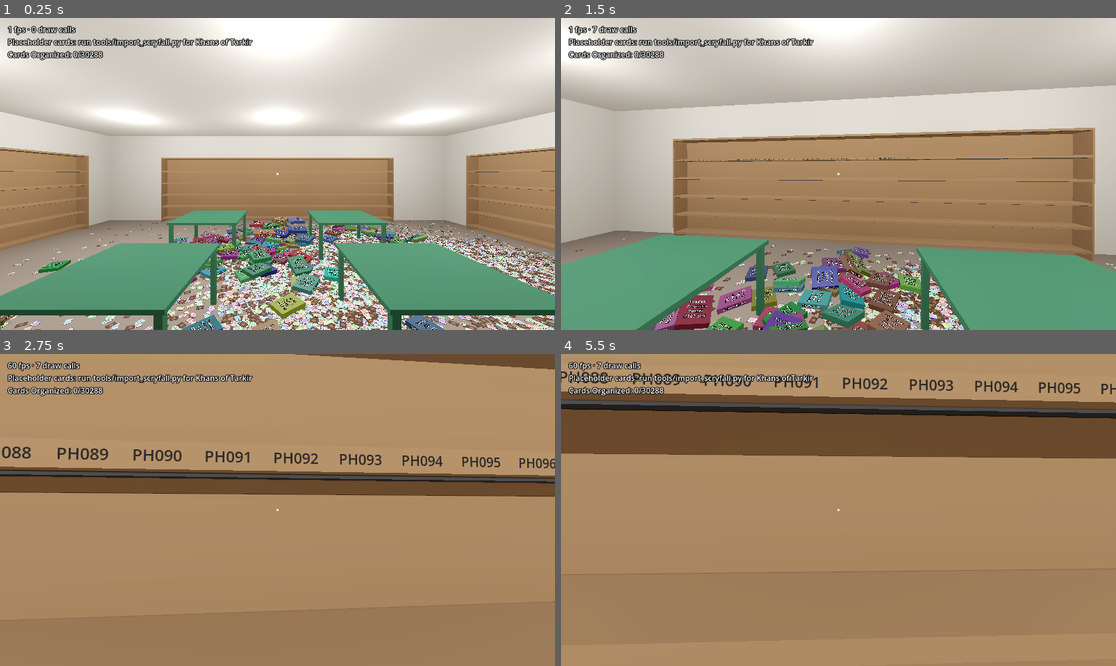
Above: before the commit, frames 1-4 (two rows, left to right).
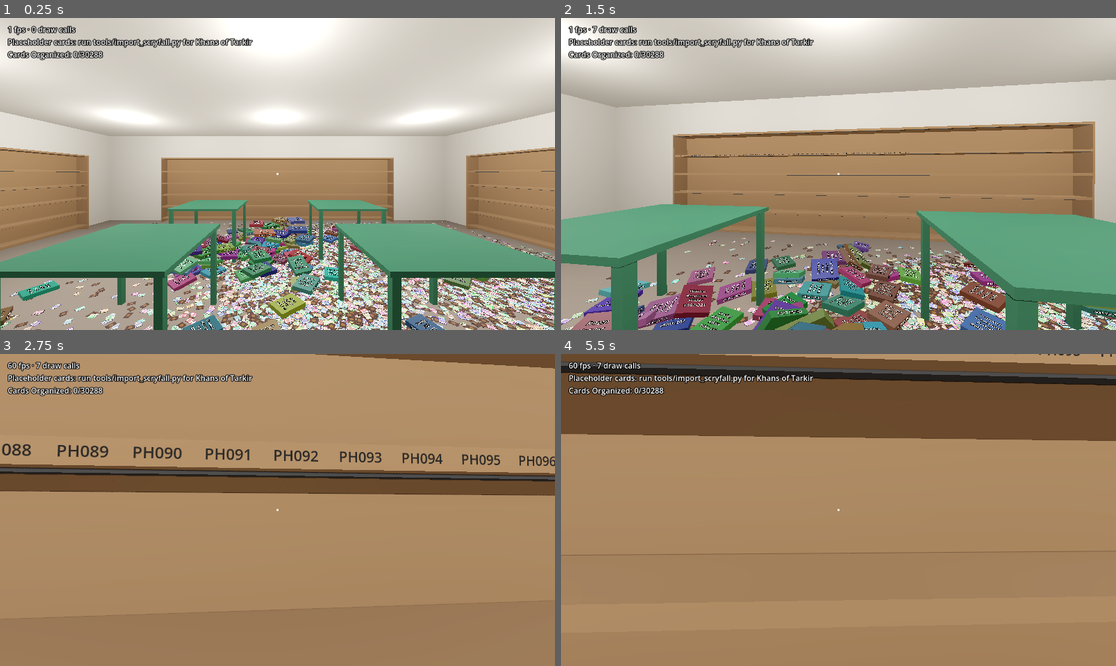
Above: after the commit, the same moments.

Repository: brian-kujawski/cracknstack
Game: Godot game, scene res://scenes/main.tscn
Same seed, same stepped clock (60 frames per second), same inputs: the game is played once before the commit and once after it.
Inputs (mouse positions are in pixels of both pictures, inside the frame that each line leads up to):
- Up to frame 1 (0.25 s): no input
- Up to frame 2 (1.5 s): tap Enter at 0.5 s; move the mouse to (866, 174) at 0.52 s; hold W (move_forward) from 0.53 s (still down); tap Ctrl (crouch) at 0.6, 1.35 s; click (866, 174) at 0.67 s; move the mouse to (810, 174) at 1.27 s
- Up to frame 3 (2.75 s): keep holding W (move_forward); move the mouse to (288, 503) at 2.02 s; tap Mouse wheel down (flip_next) at 2.1 s; tap Ctrl (crouch) at 2.3 s
- Up to frame 4 (5.5 s): keep holding W (move_forward); move the mouse to (832, 516) at 2.77 s; tap Mouse wheel up (flip_previous) at 2.85 s; click (832, 516) at 2.92 s; tap Ctrl (crouch) every 0.75 s from 3.05 to 5.3 s; move the mouse to (877, 513) at 3.52 s; tap F (inspect) at 3.6 s; move the mouse to (794, 506) at 4.27 s; tap E (interact) at 4.35 s; move the mouse to (844, 510) at 5.02 s; right-click (844, 510) at 5.1 s; click (844, 510) at 5.17 s

The runs differ from the first frame. In frame 1, 17% of the frame differs, in the area x 0-100%, y 58-96%; in frame 2, 33%, in the area x 0-100%, y 12-100%; in frame 3, 5.4%; in frame 4, 20%.

Commit message:
Crouch shrinks the body to fit under raised work tables
Crouching now shrinks the player's capsule from 1.8 m to 0.6 m and
lowers the eyes to 0.5 m, so you can get under the tables to reach
cards deep beneath them. You stay crouched while anything is overhead
and stand once there's room. A crouch_toggle option (hold by default)
is ready for the settings menu. The work tables go up from 0.75 m to
1.0 m, bringing binders on them nearer a standing face.

Co-Authored-By: Claude Opus 5.5 (1M context) <noreply@anthropic.com>
Claude-Session: https://claude.ai/code/session_01KExhLkdBzrwCLDv5LzpzUT

Diff:
--- a/scripts/player/player.gd
+++ b/scripts/player/player.gd
@@ -1,23 +1,39 @@
 extends CharacterBody3D
 ## First-person controller: walk, look, crouch. What you do with your hands
 ## lives in Hands.
+##
+## Crouching shrinks the body as well as lowering the eyes, so you can get
+## under the work tables. You can't stand up while something's over your head:
+## you stay crouched until there's room.
 
 @export var walk_speed := 3.5
 @export var crouch_speed := 1.6
 @export var mouse_sensitivity := 0.0025
 @export var stand_eye_height := 1.65
-@export var crouch_eye_height := 0.9
+@export var crouch_eye_height := 0.5
+## Body (capsule) height standing and crouched. Crouched fits under a table.
+@export var stand_body_height := 1.8
+@export var crouch_body_height := 0.6
 ## How fast the camera moves between standing and crouching heights.
 @export var crouch_lerp_speed := 10.0
+## Crouch key: hold to crouch (default), or press to toggle. A setting in the
+## M4b menu.
+@export var crouch_toggle := false
 
 @onready var _camera: Camera3D = $Camera3D
+@onready var _body: CollisionShape3D = $CollisionShape3D
 
 var _pitch := 0.0
+var _crouch_toggled := false
+var _crouched := false
 
 
 func _ready() -> void:
 	Input.mouse_mode = Input.MOUSE_MODE_CAPTURED
 	_camera.position.y = stand_eye_height
+	# Our own copy, since crouching resizes it.
+	_body.shape = _body.shape.duplicate()
+	_set_body_height(stand_body_height)
 
 
 func _unhandled_input(event: InputEvent) -> void:
@@ -25,11 +41,14 @@
 		rotate_y(-event.relative.x * mouse_sensitivity)
 		_pitch = clampf(_pitch - event.relative.y * mouse_sensitivity, -PI / 2 + 0.01, PI / 2 - 0.01)
 		_camera.rotation.x = _pitch
+	elif crouch_toggle and event.is_action_pressed(Controls.CROUCH):
+		_crouch_toggled = not _crouch_toggled
 
 
 func _physics_process(delta: float) -> void:
-	var crouching := Input.is_action_pressed(Controls.CROUCH)
-	var target_eye := crouch_eye_height if crouching else stand_eye_height
+	var wants_crouch := _crouch_toggled if crouch_toggle else Input.is_action_pressed(Controls.CROUCH)
+	set_crouched(wants_crouch)
+	var target_eye := crouch_eye_height if _crouched else stand_eye_height
 	_camera.position.y = lerpf(_camera.position.y, target_eye, minf(1.0, crouch_lerp_speed * delta))
 
 	if not is_on_floor():
@@ -37,7 +56,41 @@
 
 	var input := Input.get_vector(Controls.MOVE_LEFT, Controls.MOVE_RIGHT, Controls.MOVE_FORWARD, Controls.MOVE_BACK)
 	var direction := (transform.basis * Vector3(input.x, 0, input.y)).normalized()
-	var speed := crouch_speed if crouching else walk_speed
+	var speed := crouch_speed if _crouched else walk_speed
 	velocity.x = direction.x * speed
 	velocity.z = direction.z * speed
 	move_and_slide()
+
+
+func is_crouched() -> bool:
+	return _crouched
+
+
+## Crouches, or stands up if there's room overhead (otherwise stays down).
+func set_crouched(crouched: bool) -> void:
+	if crouched == _crouched or (not crouched and not can_stand()):
+		return
+	_crouched = crouched
+	_set_body_height(crouch_body_height if crouched else stand_body_height)
+
+
+## Whether there's room above the crouched body to stand up.
+func can_stand() -> bool:
+	var capsule: CapsuleShape3D = _body.shape
+	var room := CapsuleShape3D.new()
+	# The space a standing body adds on top of a crouched one, a hair narrower
+	# and clear of the floor so only what's overhead counts.
+	room.radius = capsule.radius - 0.01
+	room.height = maxf(stand_body_height - crouch_body_height, room.radius * 2)
+	var query := PhysicsShapeQueryParameters3D.new()
+	query.shape = room
+	query.transform = Transform3D(Basis(), global_position + Vector3.UP * (crouch_body_height + room.height / 2))
+	query.collision_mask = collision_mask
+	query.exclude = [get_rid()]
+	return get_world_3d().direct_space_state.intersect_shape(query, 1).is_empty()
+
+
+func _set_body_height(height: float) -> void:
+	var capsule: CapsuleShape3D = _body.shape
+	capsule.height = height
+	_body.position.y = height / 2
--- a/scripts/store/store_builder.gd
+++ b/scripts/store/store_builder.gd
@@ -20,7 +20,7 @@
 const LEFT_SHELF := Vector2(1.2, 6.7) # z range
 const BACK_SHELF := Vector2(2.0, 10.0) # x range
 const RIGHT_SHELF := Vector2(1.2, 6.7) # z range
-const TABLE_SIZE := Vector3(1.3, 0.75, 1.3)
+const TABLE_SIZE := Vector3(1.3, 1.0, 1.3)
 const TABLE_CENTERS := [Vector2(4.6, 2.9), Vector2(7.4, 2.9), Vector2(4.6, 5.3), Vector2(7.4, 5.3)]
 
 ## Floor footprints nothing on the floor may overlap (the shelves and the
--- a/tests/test_runner.gd
+++ b/tests/test_runner.gd
@@ -34,6 +34,7 @@
 	_test_controls()
 	_test_onscreen_text()
 	_test_pause()
+	await _test_crouch()
 	CardDatabase.load_file(CardDatabase.PLACEHOLDER_PATH)
 	print("%d checks, %d failed" % [_checks, _failures])
 	get_tree().quit(1 if _failures > 0 else 0)
@@ -698,3 +699,35 @@
 	button.pressed.emit()
 	_check(not menu.is_paused() and not get_tree().paused, "the Continue button goes back in")
 	menu.free()
+
+
+func _test_crouch() -> void:
+	var player: CharacterBody3D = load("res://scenes/player/player.tscn").instantiate()
+	player.process_mode = Node.PROCESS_MODE_DISABLED # Driven by hand below.
+	add_child(player)
+	player.global_position = Vector3(50, 0, 50)
+	var shape: CapsuleShape3D = player.get_node("CollisionShape3D").shape
+	_check(is_equal_approx(shape.height, player.stand_body_height), "the body starts standing height")
+	player.set_crouched(true)
+	_check(player.is_crouched() and is_equal_approx(shape.height, player.crouch_body_height), "crouching shrinks the body")
+	_check(player.crouch_body_height < preload("res://scripts/store/store_builder.gd").TABLE_SIZE.y - 0.1, "a crouched body fits under a table top")
+
+	# A table top just over the crouched head.
+	var top := StaticBody3D.new()
+	var box := CollisionShape3D.new()
+	box.shape = BoxShape3D.new()
+	box.shape.size = Vector3(1.3, 0.04, 1.3)
+	top.add_child(box)
+	add_child(top)
+	top.global_position = Vector3(50, preload("res://scripts/store/store_builder.gd").TABLE_SIZE.y - 0.02, 50)
+	await get_tree().physics_frame
+	await get_tree().physics_frame
+	_check(not player.can_stand(), "no room to stand under a table")
+	player.set_crouched(false)
+	_check(player.is_crouched(), "you stay crouched under a table")
+	top.free()
+	await get_tree().physics_frame
+	_check(player.can_stand(), "room to stand once clear")
+	player.set_crouched(false)
+	_check(not player.is_crouched() and is_equal_approx(shape.height, player.stand_body_height), "standing up restores the body")
+	player.free()
